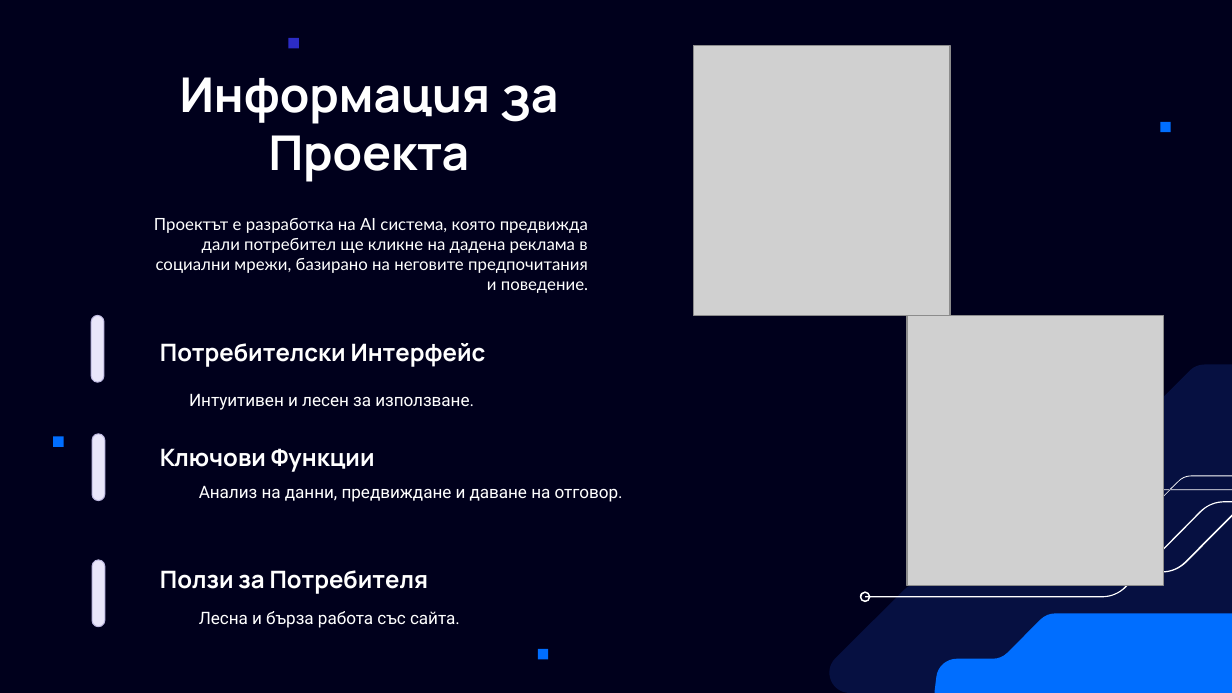
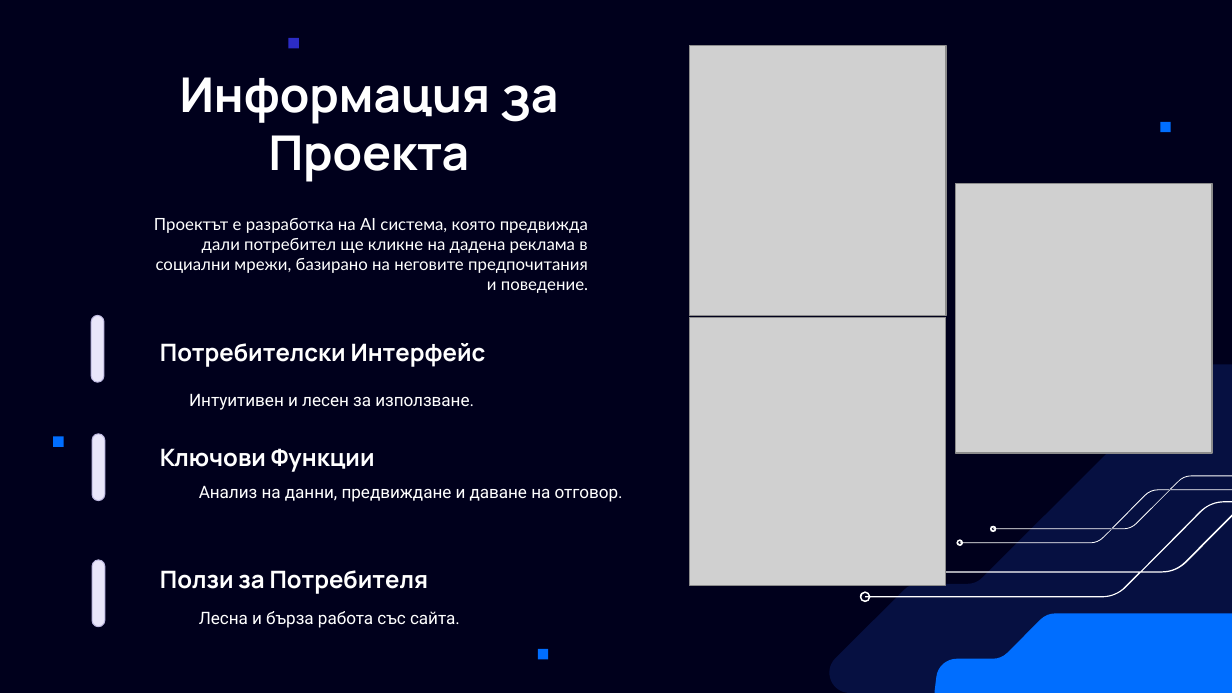
Before and after one commit to codingburgas/2425-11-b-pp-student-practices-assignment-ATSivkov21, a slide deck: slide 8 of Documents/Presentation.pptx. Drawn at 1232x693 pixels with LibreOffice and Linux fonts; fonts in the diff are those of the drawing; grey boxes stand for pictures; background and template pictures are left out. Boxes give left, top, right and bottom in pixels: in the first picture for what was removed or moved away, otherwise in the second. Text is boxed around its words. In the diff, an @@ line names an element or a change of style, - is before the commit and + after.

```diff
--- a/Documents/Presentation.pptx
+++ b/Documents/Presentation.pptx
@@ picture: place and size @@
-picture at (907, 315, 1163, 585)
+picture at (690, 46, 946, 315)
@@ picture: place and size @@
-picture at (694, 46, 950, 315)
+picture at (956, 184, 1212, 453)
@@ picture added at (690, 318, 946, 585) @@
@@ freeform shape added at (991, 526, 997, 532), fill #FFFFFF @@
@@ freeform shape added at (956, 540, 962, 546), fill #FFFFFF @@
```
Also in this commit, not shown: 20 other files.
